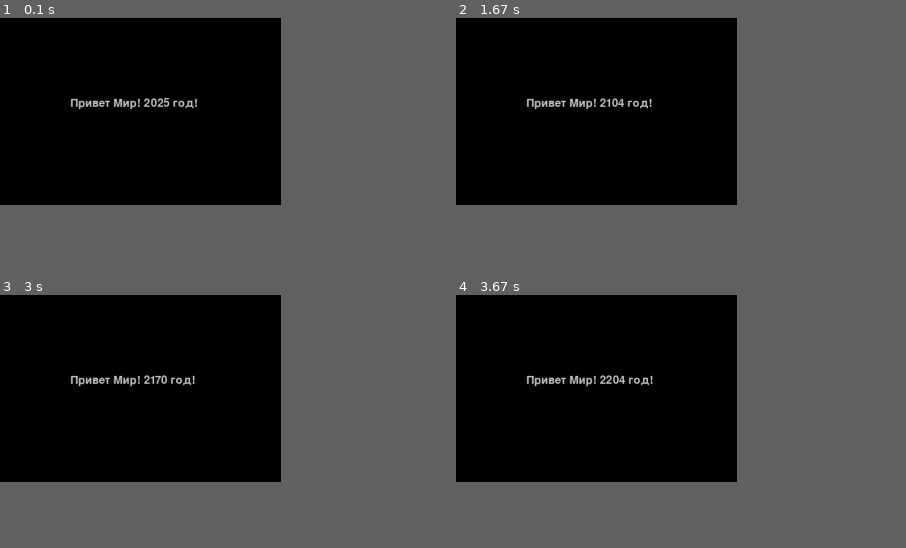
Above: before the commit, frames 1-4 (two rows, left to right).
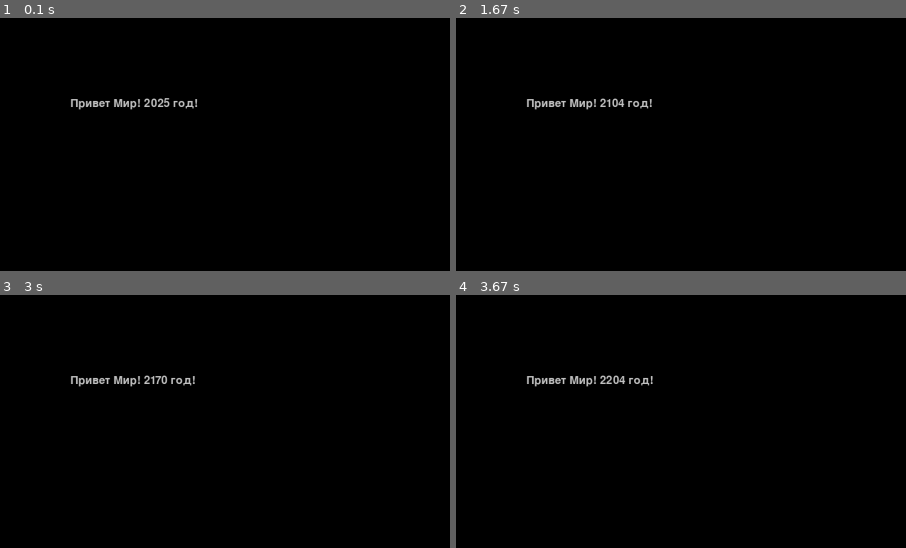
Above: after the commit, the same moments.

Repository: finy228/PygameApp
Game: pygame game, started from main.py
The game is run twice, just before and just after one commit, with the same random seed, the same clock (stepped at 60 frames per second) and the same inputs.
Inputs:
- Up to frame 1 (0.1 s): no input
- Up to frame 2 (1.67 s): no input
- Up to frame 3 (3 s): no input
- Up to frame 4 (3.67 s): no input
The pictures show only the part of the screen within x 0-50%, y 0-50%; the shares and areas given below are measured in that part.
The window is 281x187 before the commit and 900x506 after it. Grey fills any space a smaller window leaves; there, only what the larger window draws over its background counts as a difference.

The runs differ from the first frame. In frame 1, 0.2% of the frame differs, in the area x 16-44%, y 31-37%; in frame 2, 0.2%; in frame 3, 0.2%; in frame 4, 0.2%.

Commit message:
Update main.py

Diff:
--- a/main.py
+++ b/main.py
@@ -6,7 +6,7 @@
 black = (0, 0, 0)
 
 pygame.init()
-screen = pygame.display.set_mode((600, 400),RESIZABLE, 32)
+screen = pygame.display.set_mode((1920, 1080),RESIZABLE, 32)
 clock = pygame.time.Clock()
 font = pygame.font.SysFont("Ubuntu Condensed", 35, bold=False, italic=False)
 year = 2021
